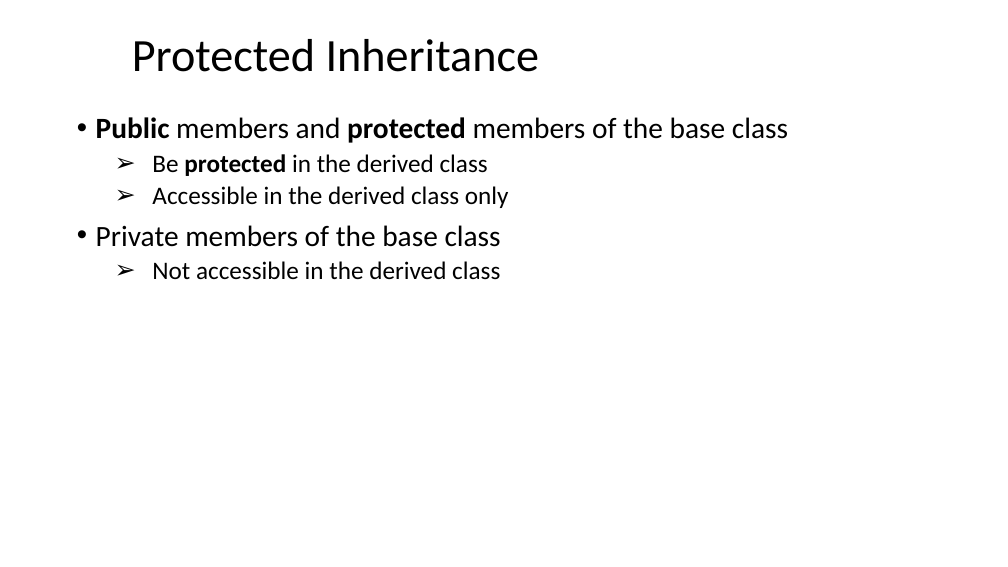
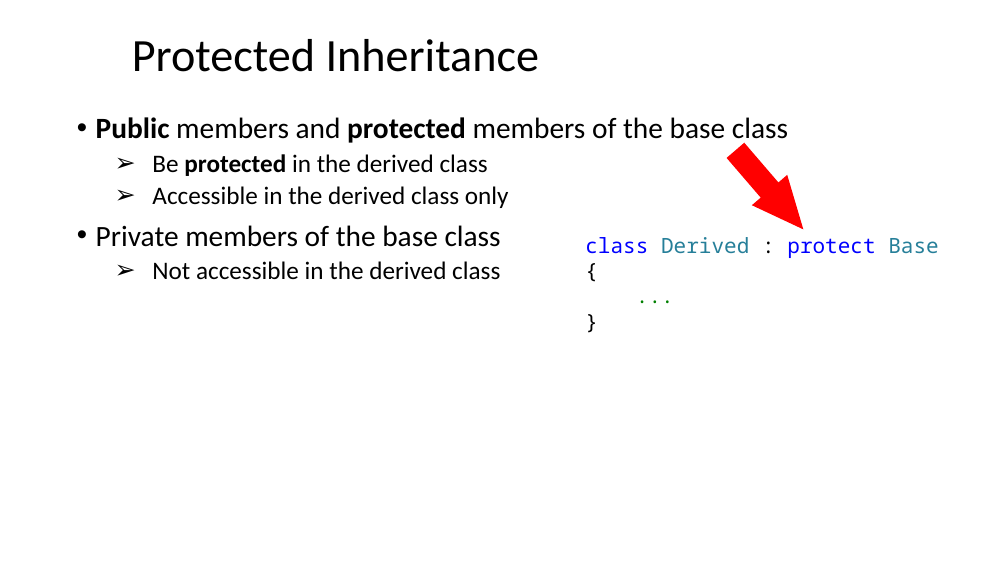
Before and after one commit to ShiqiYu/CPP, a slide deck: slide 12 of week12/Lecture12.pptx. Drawn at 1008x567 pixels with LibreOffice and Linux fonts; fonts in the diff are those of the drawing; background and template pictures are left out. Boxes give left, top, right and bottom in pixels: in the first picture for what was removed or moved away, otherwise in the second. Text is boxed around its words. In the diff, an @@ line names an element or a change of style, - is before the commit and + after.

```diff
--- a/week12/Lecture12.pptx
+++ b/week12/Lecture12.pptx
@@ right arrow added at bbox=[718, 135, 822, 245], fill #FF0000 @@
@@ text added at bbox=[585, 237, 938, 258], 20 pt, text #0000FF @@
+class Derived : protect Base
+{
+...
+}
```
Also in this commit, not shown: 3 other slides changed, 2 other files.
